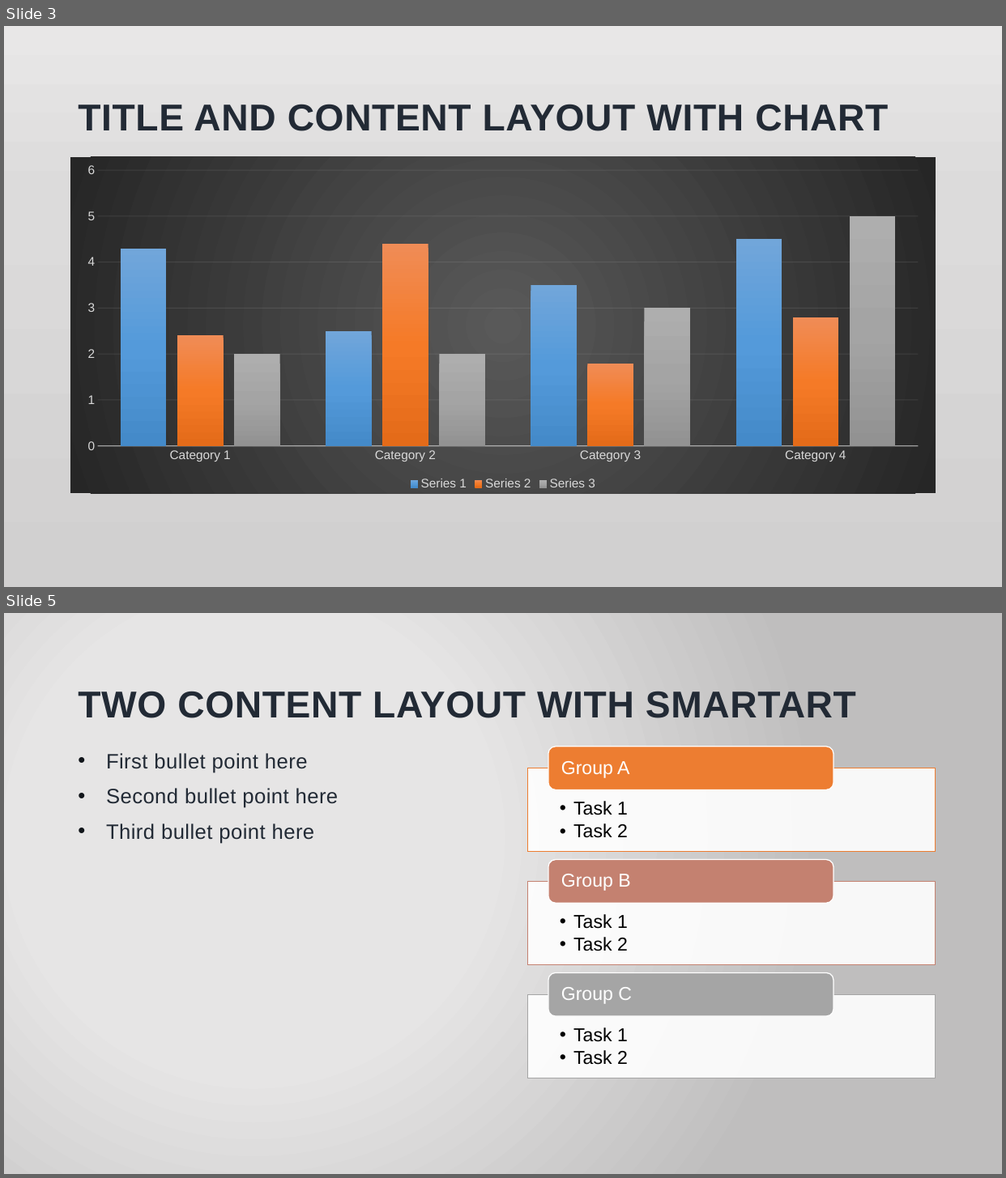
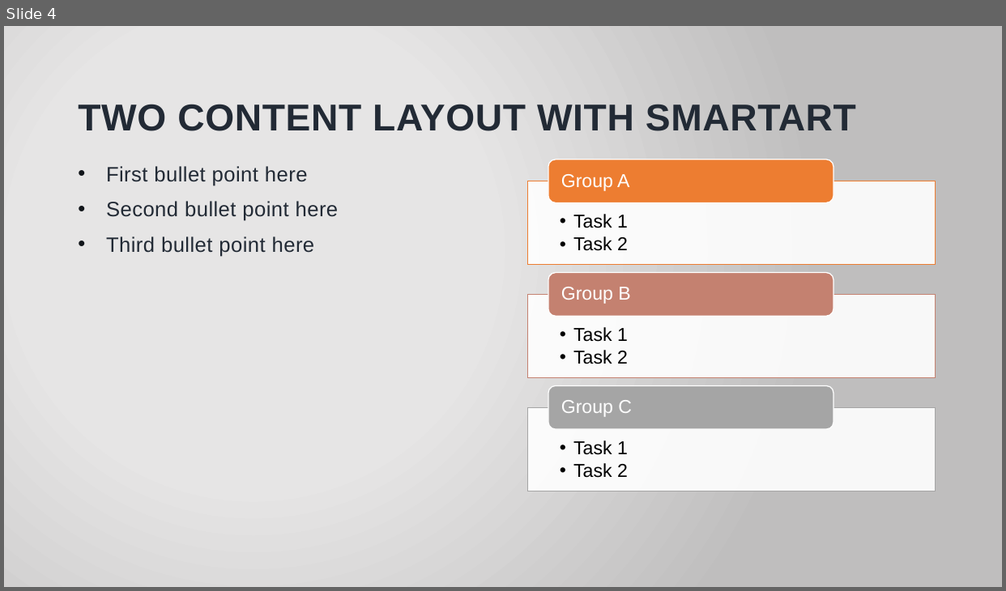
Before and after one commit to drickweed/course, a slide deck: Computer network/one - high level view.pptx. Shown one above the other, each under a label of ours: slides 3 and 5 before the commit, slide 4 after it; the slides between them are not shown. The pictures are 1006x1178 and 1006x591 pixels, drawn with LibreOffice and Linux fonts; fonts in the diff are those of the drawing; background and template pictures are left out. Boxes give left, top, right and bottom in pixels: in the first picture for what was removed or moved away, otherwise in the second. Text is boxed around its words. In the diff, an @@ line names an element or a change of style, - is before the commit and + after.

```diff
--- a/Computer network/one - high level view.pptx
+++ b/Computer network/one - high level view.pptx
@@ slide 3 removed at bbox=[4, 26, 1002, 587], background picture (left out) @@
@@ title removed at bbox=[78, 104, 888, 131] @@
-TITLE AND CONTENT LAYOUT WITH CHART
@@ column chart removed at bbox=[70, 157, 936, 494] @@
-categories: Category 1, Category 2, Category 3, Category 4
-Series 1: 4.3, 2.5, 3.5, 4.5
-Series 2: 2.4, 4.4, 1.8, 2.8
-Series 3: 2, 2, 3, 5
@@ what was slide 5 is now slide 4 @@
```
Also in this commit, not shown: 2 slides changed, 1 slide added, 1 other slide removed, 27 other files.
